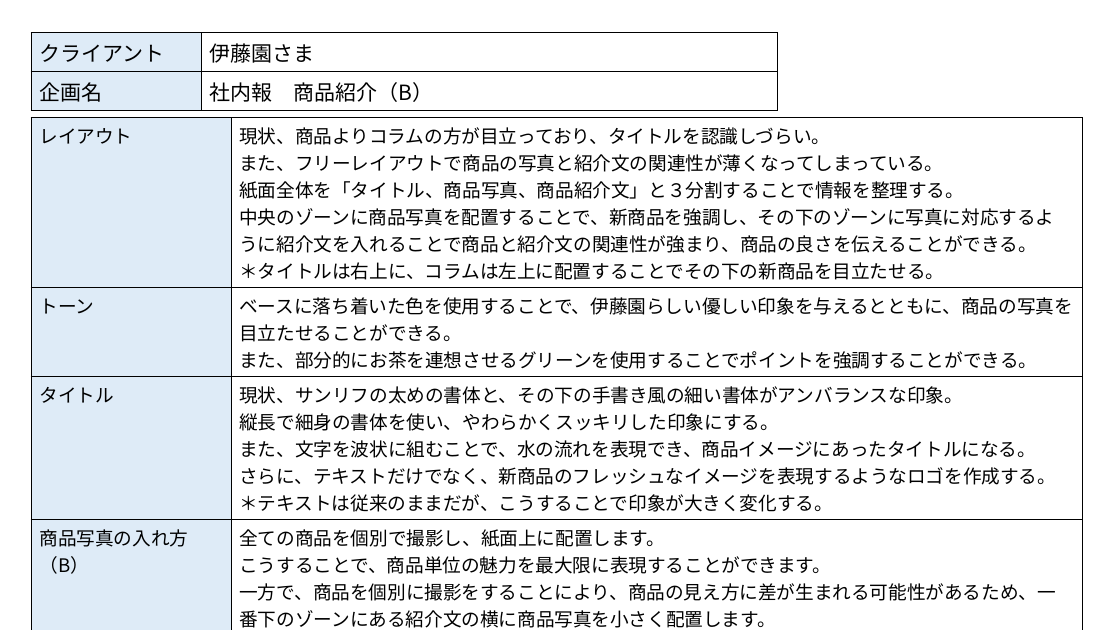
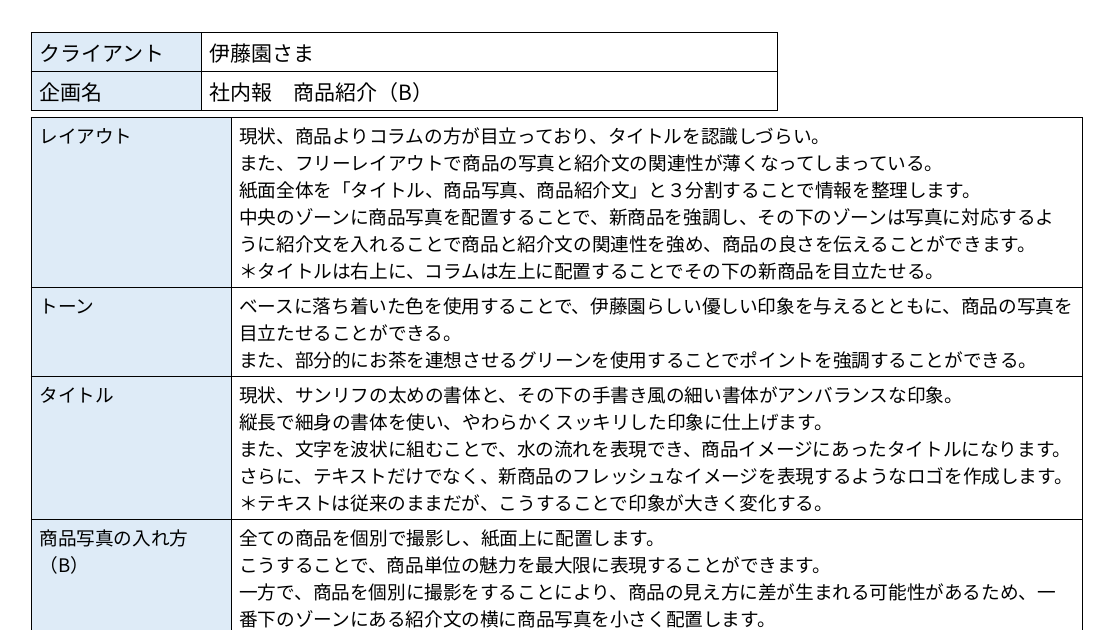
Before and after one commit to keisuke171128/JBA, a slide deck: slide 2 of クリエイティブ/171207/伊藤園.pptx. Drawn at 1120x630 pixels with LibreOffice and Linux fonts; fonts in the diff are those of the drawing. Boxes give left, top, right and bottom in pixels: in the first picture for what was removed or moved away, otherwise in the second. Text is boxed around its words. In the diff, an @@ line names an element or a change of style, - is before the commit and + after.

```diff
--- a/クリエイティブ/171207/伊藤園.pptx
+++ b/クリエイティブ/171207/伊藤園.pptx
@@ table at (31, 118, 1083, 630) @@
-row 1, column 2: 現状、商品よりコラムの方が目立っており、タイトルを認識しづらい。 / また、フリーレイアウトで商品の写真と紹介文の関連性が薄くなってしまっている。 / 紙面全体を「タイトル、商品写真、商品紹介文」と３分割することで情報を整理する。 / 中央のゾーンに商品写真を配置することで、新商品を強調し、その下のゾーンに写真に対応するように紹介文を入れることで商品と紹介文の関連性が強まり、商品の良さを伝えることができる。 / ＊タイトルは右上に、コラムは左上に配置することでその下の新商品を目立たせる。
+row 1, column 2: 現状、商品よりコラムの方が目立っており、タイトルを認識しづらい。 / また、フリーレイアウトで商品の写真と紹介文の関連性が薄くなってしまっている。 / 紙面全体を「タイトル、商品写真、商品紹介文」と３分割することで情報を整理します。 / 中央のゾーンに商品写真を配置することで、新商品を強調し、その下のゾーンは写真に対応するように紹介文を入れることで商品と紹介文の関連性を強め、商品の良さを伝えることができます。 / ＊タイトルは右上に、コラムは左上に配置することでその下の新商品を目立たせる。
-row 3, column 2: 現状、サンリフの太めの書体と、その下の手書き風の細い書体がアンバランスな印象。 / 縦長で細身の書体を使い、やわらかくスッキリした印象にする。 / また、文字を波状に組むことで、水の流れを表現でき、商品イメージにあったタイトルになる。 / さらに、テキストだけでなく、新商品のフレッシュなイメージを表現するようなロゴを作成する。 / ＊テキストは従来のままだが、こうすることで印象が大きく変化する。
+row 3, column 2: 現状、サンリフの太めの書体と、その下の手書き風の細い書体がアンバランスな印象。 / 縦長で細身の書体を使い、やわらかくスッキリした印象に仕上げます。 / また、文字を波状に組むことで、水の流れを表現でき、商品イメージにあったタイトルになります。 / さらに、テキストだけでなく、新商品のフレッシュなイメージを表現するようなロゴを作成します。 / ＊テキストは従来のままだが、こうすることで印象が大きく変化する。
```
Also in this commit, not shown: 1 other slide changed, 2 other files.
